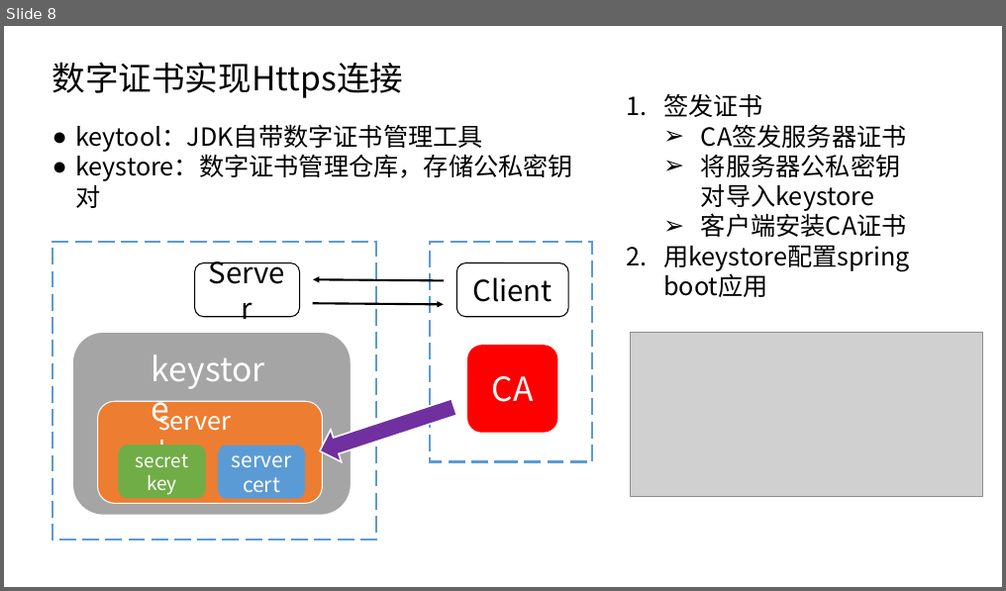
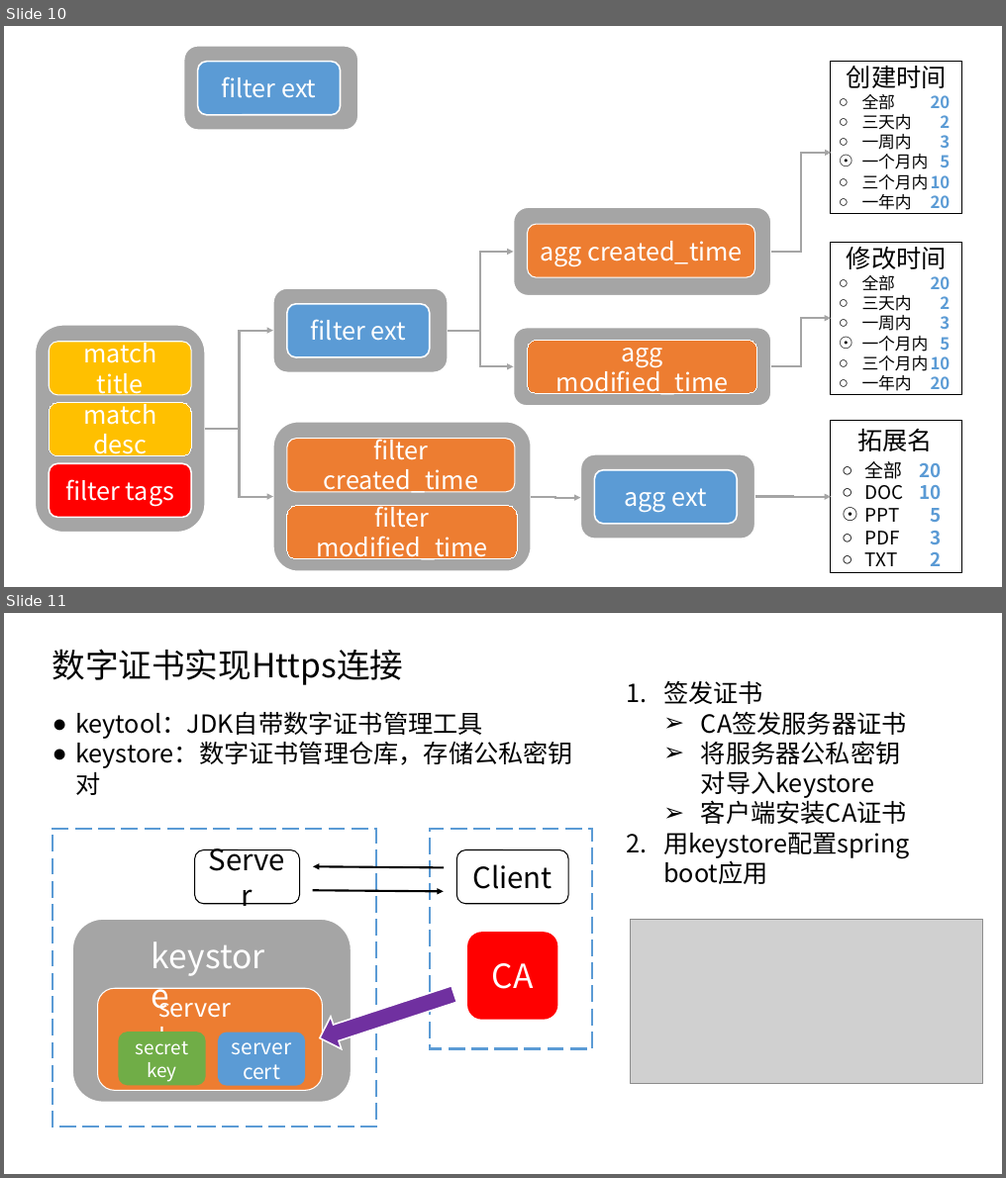
Before and after one commit to fakeProgrammer0/LowSec, a slide deck: doc/LowSec.pptx. Shown one above the other, each under a label of ours: slide 8 before the commit, slides 10 and 11 after it. The pictures are 1006x591 and 1006x1178 pixels, drawn with LibreOffice and Linux fonts; fonts in the diff are those of the drawing; grey boxes stand for pictures. Boxes give left, top, right and bottom in pixels: in the first picture for what was removed or moved away, otherwise in the second. Text is boxed around its words. In the diff, an @@ line names an element or a change of style, - is before the commit and + after.

```diff
--- a/doc/LowSec.pptx
+++ b/doc/LowSec.pptx
@@ slide 10 added at box(4, 26, 1002, 587), background #FFFFFF @@
@@ rounded rectangle added at box(183, 46, 358, 130), fill #A5A5A5, outline #FFFFFF 1.5 pt @@
@@ rounded rectangle added at box(198, 62, 341, 115), fill #5B9BD5, outline #FFFFFF 1.5 pt, 24 pt, text #FFFFFF @@
+filter ext
@@ group added at box(831, 61, 961, 213): 3 texts, 1 rectangle @@
+○ 全部
+○ 三天内
+○ 一周内
+☉ 一个月内
+○ 三个月内
+○ 一年内
+20
+2
+3
+5
+10
+20
+创建时间
@@ elbow arrow added from (771, 252) to (832, 153), #A5A5A5 2 pt @@
@@ rounded rectangle added at box(514, 207, 771, 295), fill #A5A5A5, outline #FFFFFF 1.5 pt @@
@@ rounded rectangle added at box(528, 224, 754, 278), fill #ED7D31, outline #FFFFFF 1 pt, 24 pt, text #FFFFFF @@
+agg created_time
@@ elbow arrow added from (448, 331) to (514, 252), #A5A5A5 2 pt @@
@@ group added at box(831, 242, 961, 395): 3 texts, 1 rectangle @@
+○ 全部
+○ 三天内
+○ 一周内
+☉ 一个月内
+○ 三个月内
+○ 一年内
+20
+2
+3
+5
+10
+20
+修改时间
@@ rounded rectangle added at box(273, 288, 448, 373), fill #A5A5A5, outline #FFFFFF 1.5 pt @@
@@ rounded rectangle added at box(287, 304, 430, 358), fill #5B9BD5, outline #FFFFFF 1.5 pt, 24 pt, text #FFFFFF @@
+filter ext
@@ elbow arrow added from (771, 367) to (831, 319), #A5A5A5 2 pt @@
@@ elbow arrow added from (205, 429) to (273, 331), #A5A5A5 2 pt @@
@@ elbow arrow added from (448, 331) to (514, 367), #A5A5A5 2 pt @@
@@ rounded rectangle added at box(514, 328, 771, 406), fill #A5A5A5, outline #FFFFFF 1.5 pt @@
@@ rounded rectangle added at box(528, 341, 757, 394), fill #ED7D31, outline #FFFFFF 0.75 pt, 24 pt, text #FFFFFF @@
+agg modified_time
@@ elbow arrow added from (205, 429) to (273, 497), #A5A5A5 2 pt @@
@@ rounded rectangle added at box(273, 422, 531, 571), fill #A5A5A5, outline #FFFFFF 1.5 pt @@
@@ rounded rectangle added at box(287, 439, 515, 492), fill #ED7D31, outline #FFFFFF 1 pt, 24 pt, text #FFFFFF @@
+filter created_time
@@ group added at box(831, 421, 961, 573): 3 texts, 1 rectangle @@
+○ 全部
+○ DOC
+☉ PPT
+○ PDF
+○ TXT
+20
+10
+5
+3
+2
+拓展名
@@ group added at box(35, 325, 205, 533): 4 rounded rectangles @@
+match title
+match desc
+filter tags
@@ rounded rectangle added at box(580, 455, 754, 540), fill #A5A5A5, outline #FFFFFF 1.5 pt @@
@@ rounded rectangle added at box(595, 471, 737, 525), fill #5B9BD5, outline #FFFFFF 1.5 pt, 24 pt, text #FFFFFF @@
+agg ext
@@ elbow arrow added from (531, 497) to (580, 497), #A5A5A5 2 pt @@
@@ elbow arrow added from (754, 497) to (831, 497), #A5A5A5 2 pt @@
@@ rounded rectangle added at box(287, 506, 517, 560), fill #ED7D31, outline #FFFFFF 0.75 pt, 24 pt, text #FFFFFF @@
+filter modified_time
@@ what was slide 8 is now slide 11 @@
```
Also in this commit, not shown: 2 other slides added, 17 other files.
